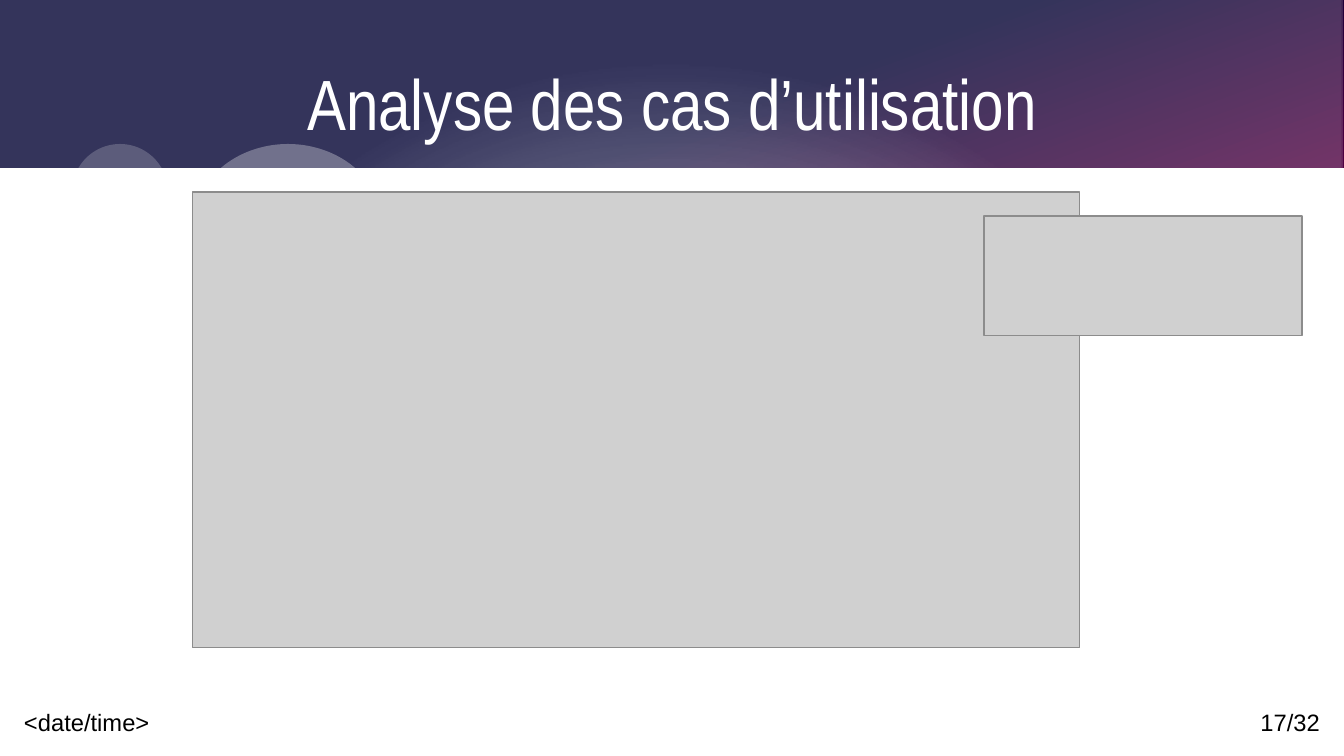
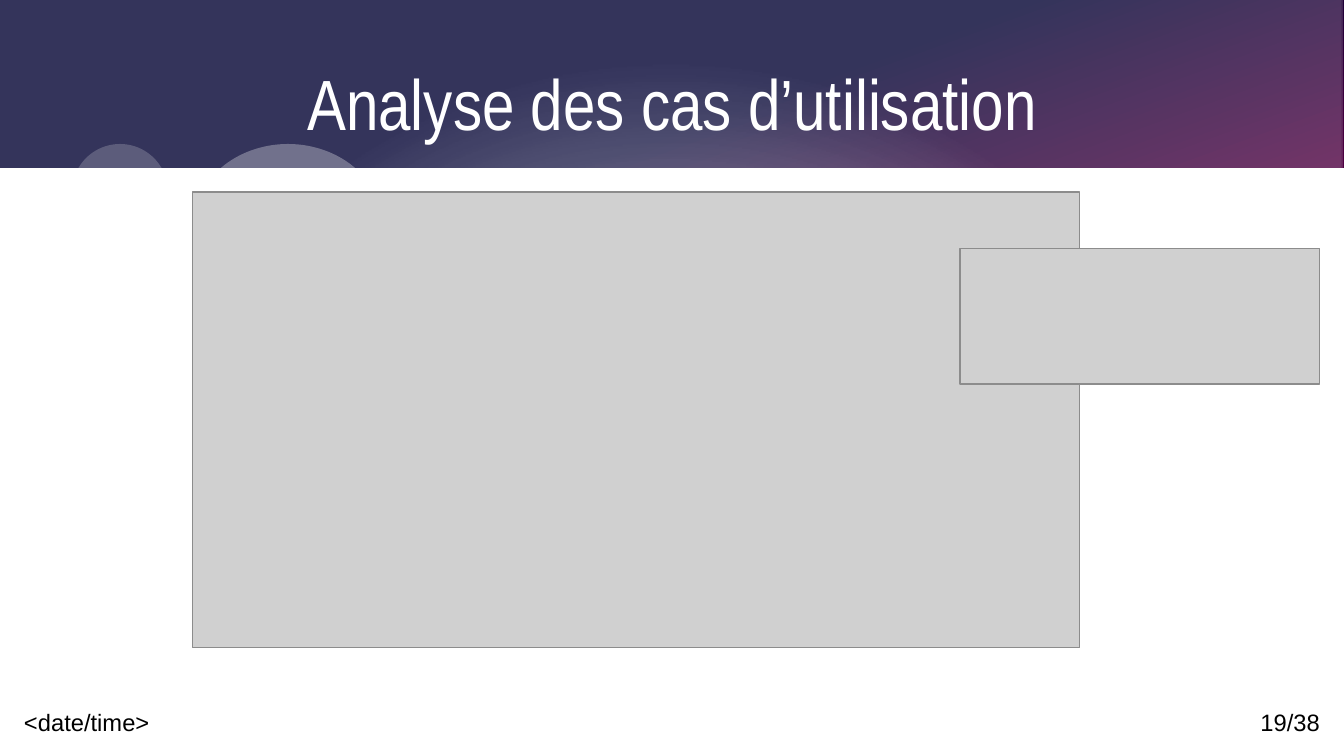
Before and after one commit to Corentinh2/PROJET_GESTIONNAIRE_DE_CHARGE, a slide deck: slide 19 of Revues/DiapoRevue3_VR.odp (slide 17 before the commit). Drawn at 1344x756 pixels with LibreOffice and Linux fonts; fonts in the diff are those of the drawing; grey boxes stand for pictures. Boxes give left, top, right and bottom in pixels: in the first picture for what was removed or moved away, otherwise in the second. Text is boxed around its words. In the diff, an @@ line names an element or a change of style, - is before the commit and + after.

```diff
--- a/Revues/DiapoRevue3_VR.odp
+++ b/Revues/DiapoRevue3_VR.odp
@@ picture: place and size @@
-picture at [984,216,1303,335]
+picture at [960,249,1320,384]
@@ page number at [1260,713,1319,732]: text changed @@
-17/32
+19/38
```
Also in this commit, not shown: 12 other slides changed, 8 slides added, 2 slides removed, 33 other files.
